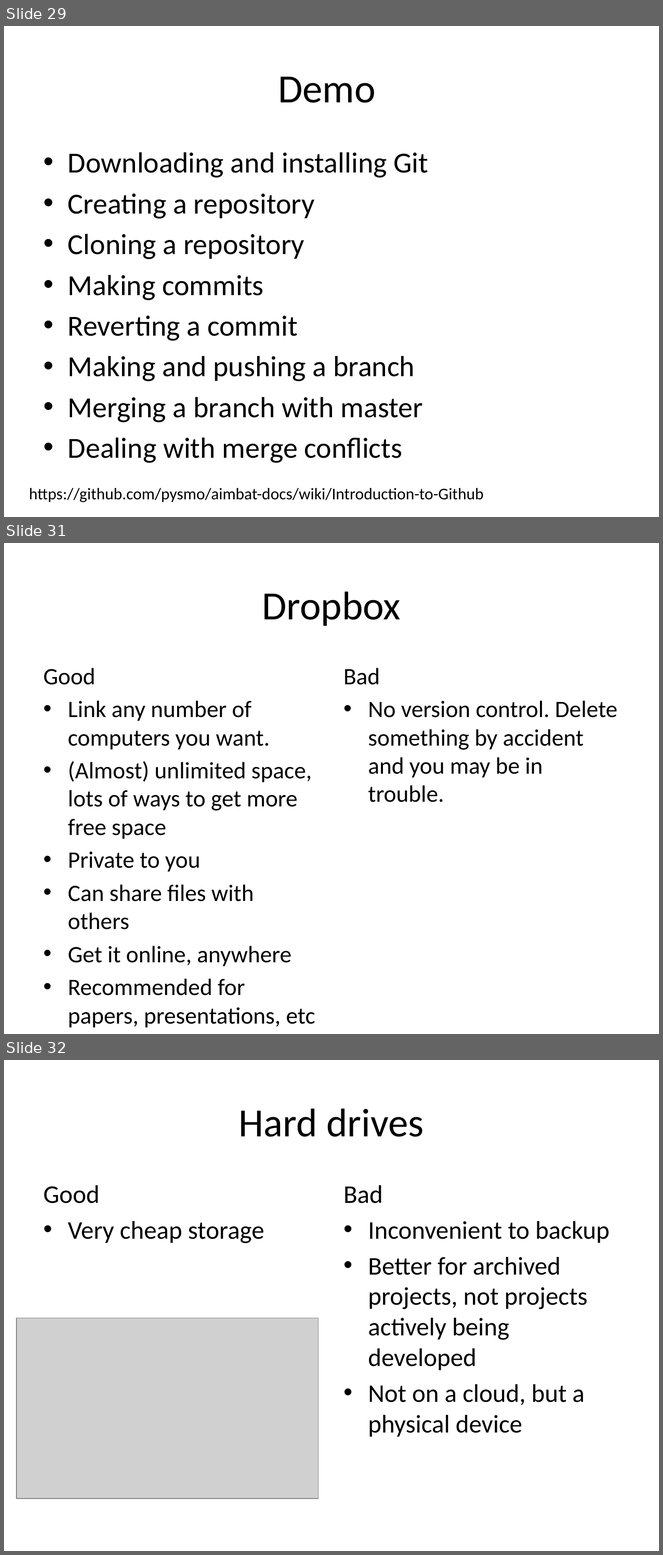
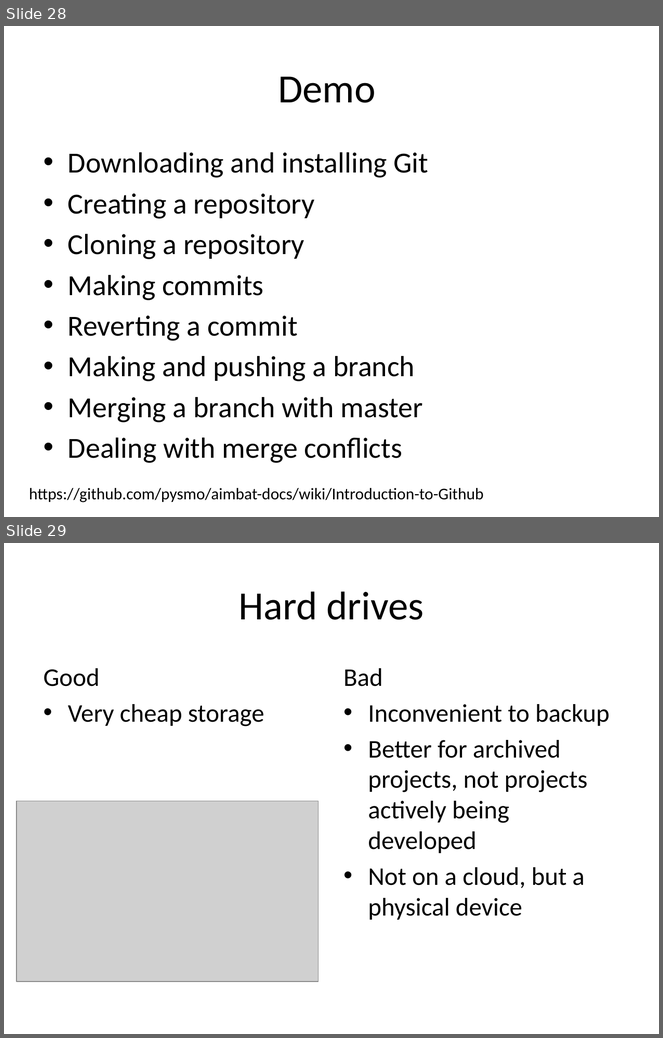
Before and after one commit to lkloh/USArray, a slide deck: BasicsOfCoding/BasicsOfCoding.pptx. Shown one above the other, each under a label of ours: slides 29, 31 and 32 before the commit, slides 28 and 29 after it; the slides between them are not shown. The pictures are 663x1555 and 663x1038 pixels, drawn with LibreOffice and Linux fonts; fonts in the diff are those of the drawing; grey boxes stand for pictures. Boxes give left, top, right and bottom in pixels: in the first picture for what was removed or moved away, otherwise in the second. Text is boxed around its words. In the diff, an @@ line names an element or a change of style, - is before the commit and + after.

```diff
--- a/BasicsOfCoding/BasicsOfCoding.pptx
+++ b/BasicsOfCoding/BasicsOfCoding.pptx
@@ slide 31 removed at [4, 543, 659, 1034], background #FFFFFF @@
@@ title removed at [262, 591, 401, 626] @@
-Dropbox
@@ text removed at [44, 668, 315, 1028] @@
-Good
-• Link any number of computers you want.
-• (Almost) unlimited space, lots of ways to get more free space
-• Private to you
-• Can share files with others
-• Get it online, anywhere
-• Recommended for papers, presentations, etc
@@ text removed at [344, 668, 618, 802] @@
-Bad
-• No version control. Delete something by accident and you may be in trouble.
@@ what was slide 29 is now slide 28 @@
@@ what was slide 32 is now slide 29 @@
```
Also in this commit, not shown: 1 slide changed, 2 other slides removed, 9 other files.
